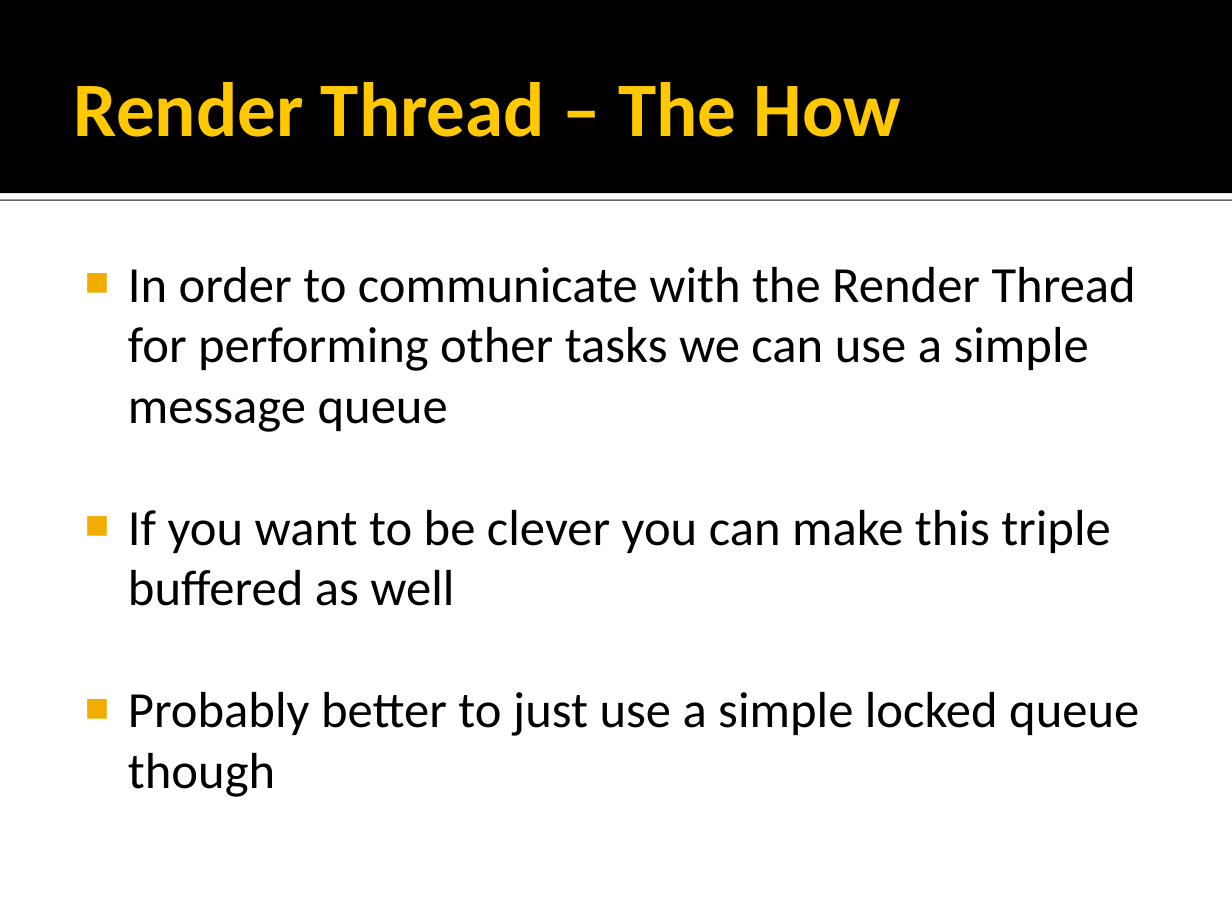
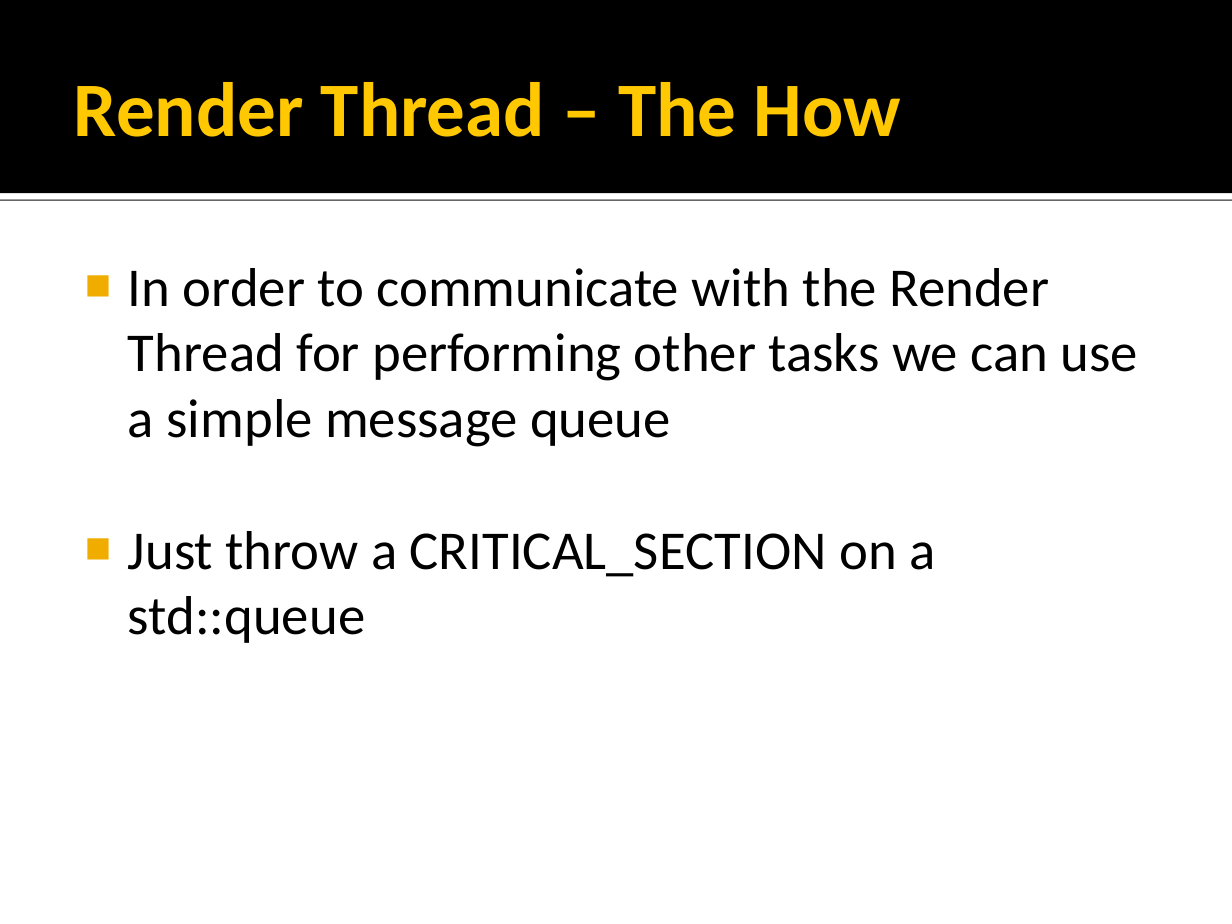
Before and after one commit to rmeisler/example_code, a slide deck: slide 14 of Concurrency Strategies.ppt (slide 10 before the commit). Drawn at 1232x924 pixels with LibreOffice and Linux fonts; fonts in the diff are those of the drawing; background and template pictures are left out. Boxes give left, top, right and bottom in pixels: in the first picture for what was removed or moved away, otherwise in the second. Text is boxed around its words. In the diff, an @@ line names an element or a change of style, - is before the commit and + after.

```diff
--- a/Concurrency Strategies.ppt
+++ b/Concurrency Strategies.ppt
@@ text at (128, 268, 1138, 447): size 29.6 to 32 pt in "In order to communicate with the Render ..." @@
@@ text at (128, 531, 935, 643): text changed; size 29.6 to 32 pt @@
-■ If you want to be clever you can make this triple buffered as well
-■ Probably better to just use a simple locked queue though
+■ Just throw a CRITICAL_SECTION on a std::queue
```
Also in this commit, not shown: 29 other slides changed, 18 slides added, 14 slides removed, 1 other file.
